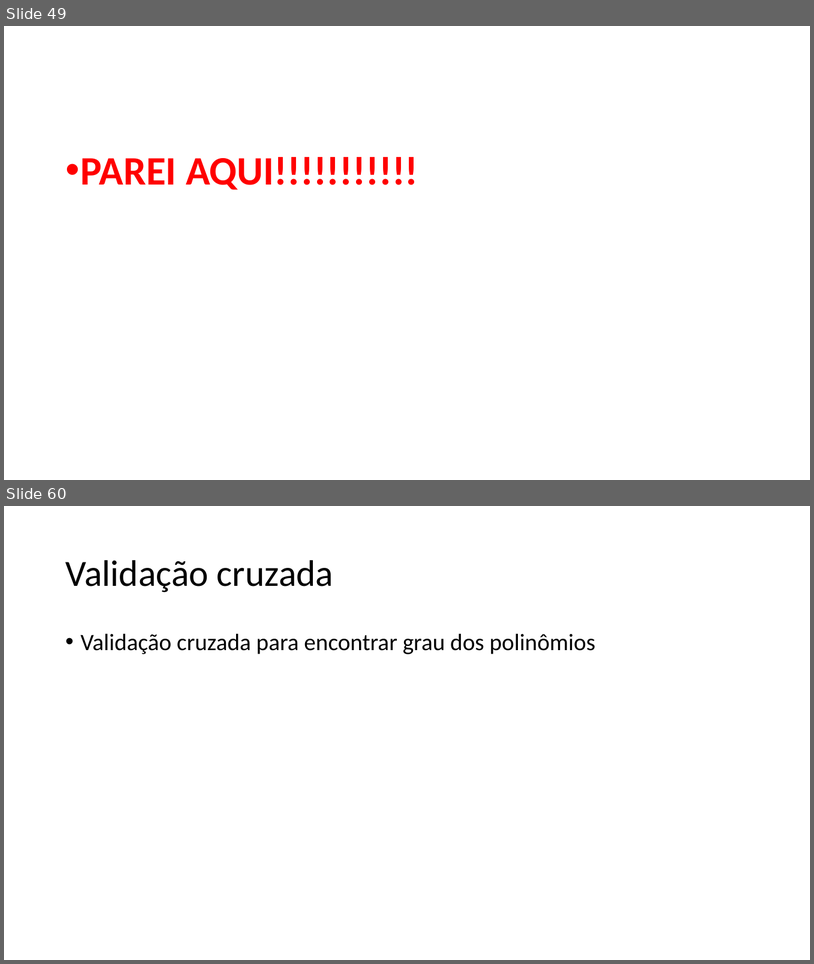
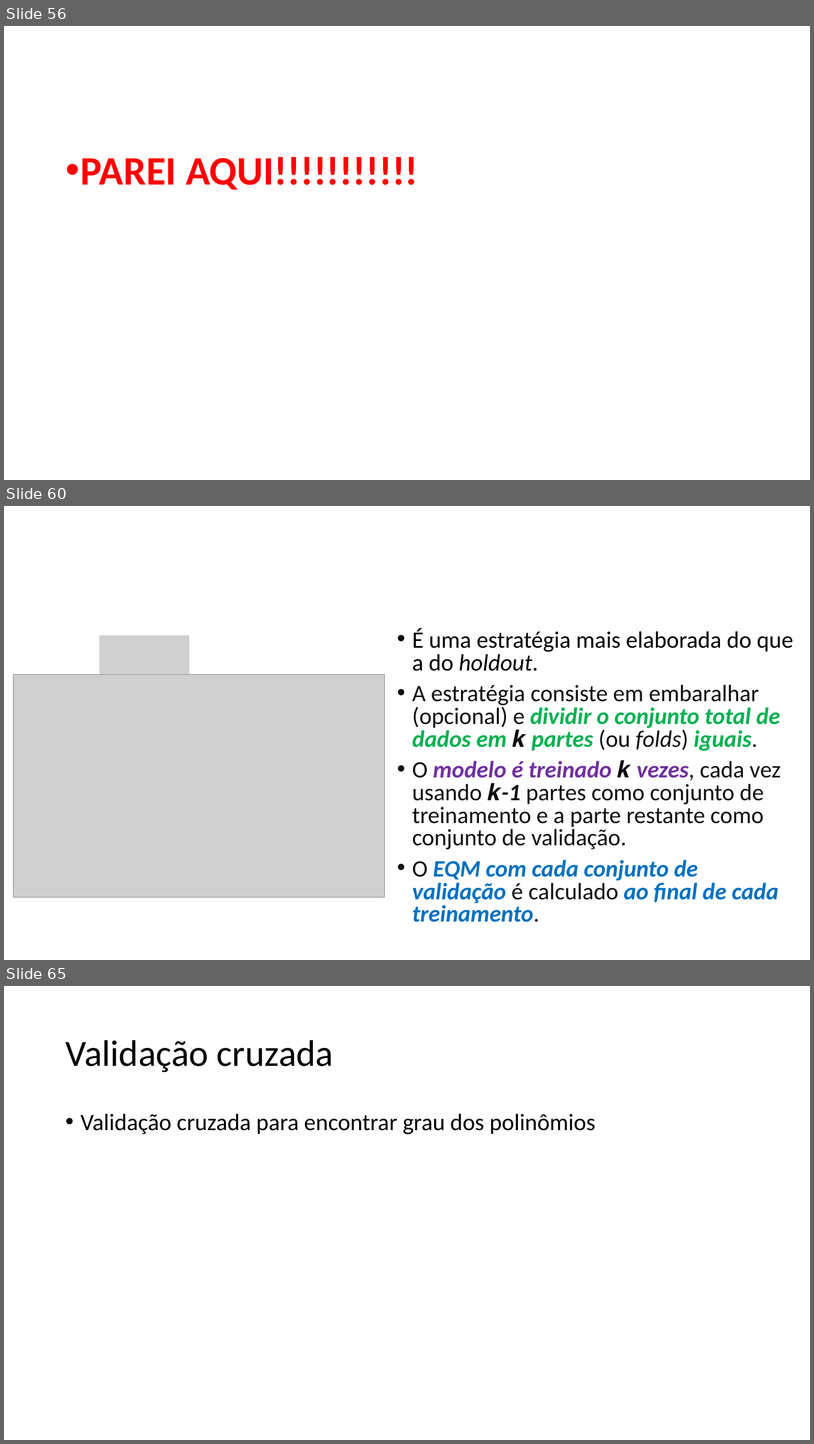
Before and after one commit to zz4fap/c24_inteligencia_artificial, a slide deck: slides/C24_Regressão.pptx. Shown one above the other, each under a label of ours: slides 49 and 60 before the commit, slides 56, 60 and 65 after it; the slides between them are not shown. The pictures are 814x964 and 814x1444 pixels, drawn with LibreOffice and Linux fonts; fonts in the diff are those of the drawing; grey boxes stand for pictures. Boxes give left, top, right and bottom in pixels: in the first picture for what was removed or moved away, otherwise in the second. Text is boxed around its words. In the diff, an @@ line names an element or a change of style, - is before the commit and + after.

```diff
--- a/slides/C24_Regressão.pptx
+++ b/slides/C24_Regressão.pptx
@@ slide 60 added at (x1=4, y1=506, x2=810, y2=960), background #FFFFFF @@
@@ text added at (x1=413, y1=628, x2=794, y2=922), 28 pt, text #0F0F0F @@
+• É uma estratégia mais elaborada do que a do holdout.
+• A estratégia consiste em embaralhar (opcional) e dividir o conjunto total de dados em 𝒌 partes (ou folds) iguais.
+• O modelo é treinado 𝒌 vezes, cada vez usando 𝒌-1 partes como conjunto de treinamento e a parte restante como conjunto de validação.
+• O EQM com cada conjunto de validação é calculado ao final de cada treinamento.
@@ picture added at (x1=99, y1=636, x2=190, y2=674) @@
@@ picture added at (x1=13, y1=674, x2=384, y2=897) @@
@@ what was slide 49 is now slide 56 @@
@@ what was slide 60 is now slide 65 @@
```
Also in this commit, not shown: 1 slide changed, 6 other slides added, 2 slides removed.
